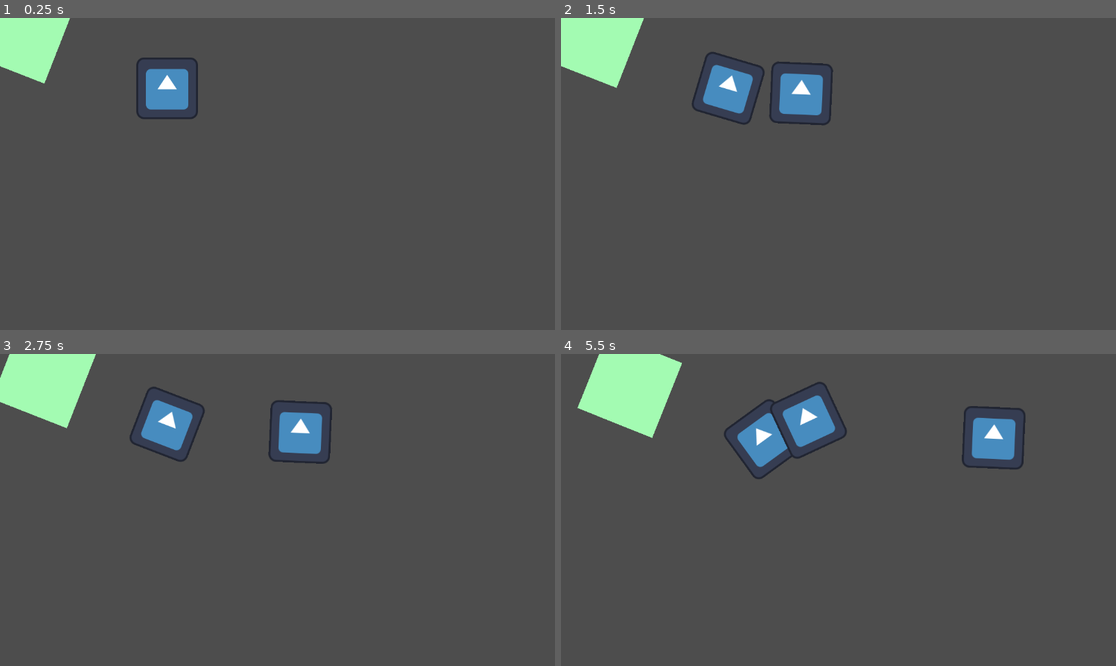
Above: before the commit, frames 1-4 (two rows, left to right).
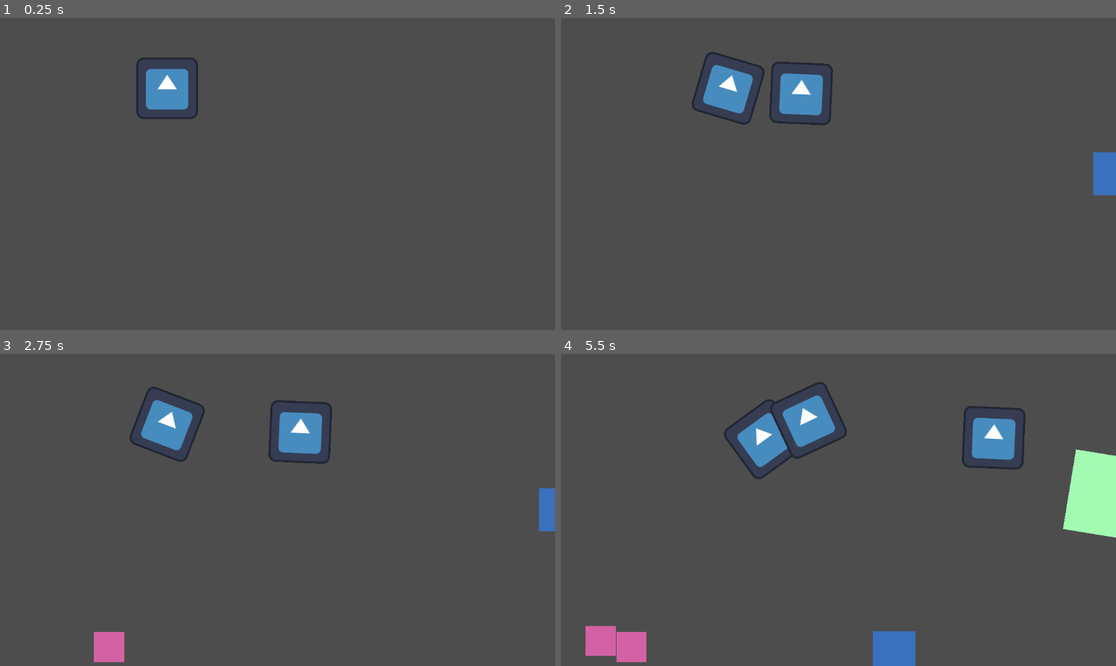
Above: after the commit, the same moments.

Repository: Cmanatron/FishRoguelike
Game: Godot game, scene res://Levels/TestLevel.tscn
Two runs of this game, one before a commit and one after it. Both use one fixed random seed, a clock stepped at 60 frames per second and the inputs below. The engine's default icon, where the game draws it, is replaced by a stand-in: a white triangle on a blue panel in a dark square.
Inputs (mouse positions are in pixels of both pictures, inside the frame that each line leads up to):
- Up to frame 1 (0.25 s): no input
- Up to frame 2 (1.5 s): move the mouse to (960, 158) at 0.52 s; hold D (right) 0.53-1.28 s; tap Right (shootA) at 0.6 s; move the mouse to (727, 189) at 1.27 s; hold A (left) from 1.28 s (still down); tap Down (shootB) at 1.35 s
- Up to frame 3 (2.75 s): move the mouse to (333, 441) at 2.02 s; release A (left) at 2.03 s; hold D (right) from 2.03 s (still down); tap Right (shootA) at 2.1 s
- Up to frame 4 (5.5 s): move the mouse to (810, 572) at 2.77 s; release D (right) at 2.78 s; hold W (up) 2.78-3.53 s; tap Down (shootB) at 2.85, 4.35 s; move the mouse to (1005, 556) at 3.52 s; hold A (left) from 3.53 s (still down); tap Right (shootA) at 3.6, 5.1 s; move the mouse to (672, 463) at 4.27 s; move the mouse to (866, 510) at 5.02 s

The runs differ from the first frame. In frame 1, 2.0% of the frame differs, in the area x 0-13%, y 0-21%; in frame 2, 3.0%; in frame 3, 3.9%; in frame 4, 7.6%, in the area x 2-100%, y 0-100%.

Commit message:
spawnpoints

Diff:
--- a/Levels/TestLevel.tscn
+++ b/Levels/TestLevel.tscn
@@ -1,6 +1,7 @@
 [gd_scene format=3 uid="uid://bno56nggbtl7v"]
 
 [ext_resource type="PackedScene" uid="uid://djve37ttkv44t" path="res://fish/fsih.tscn" id="1_iqcmb"]
+[ext_resource type="Script" uid="uid://cw5kcqkpi8ro6" path="res://mainFish.gd" id="1_jyvk6"]
 [ext_resource type="PackedScene" uid="uid://bu5v80bhk737r" path="res://Player/player.tscn" id="1_uib4f"]
 [ext_resource type="PackedScene" uid="uid://jpocajhfhkvt" path="res://Levels/GamePieces/Air.tscn" id="3_y1yrn"]
 
@@ -18,10 +19,19 @@
 	pass
 "
 
+[sub_resource type="Curve2D" id="Curve2D_jyvk6"]
+_data = {
+"points": PackedVector2Array(0, 0, 0, 0, 23, -35, 0, 0, 0, 0, 1152, -21, 0, 0, 0, 0, 1144, -537)
+}
+point_count = 3
+
 [node name="TestLevel" type="Node2D" unique_id=254115542]
 position = Vector2(1, 3)
+script = ExtResource("1_jyvk6")
+enemScene = ExtResource("1_iqcmb")
 
 [node name="fish" parent="." unique_id=1538071325 instance=ExtResource("1_iqcmb")]
+visible = false
 script = SubResource("GDScript_f15ie")
 
 [node name="Player" parent="." unique_id=1643441324 instance=ExtResource("1_uib4f")]
@@ -30,3 +40,26 @@
 [node name="Air" parent="." unique_id=1516346332 instance=ExtResource("3_y1yrn")]
 position = Vector2(322, 11)
 scale = Vector2(-243.88643, 8.299123)
+
+[node name="enemSpawn" type="Timer" parent="." unique_id=1460481805]
+autostart = true
+
+[node name="Path2D" type="Path2D" parent="." unique_id=1451539812]
+position = Vector2(0, 635)
+curve = SubResource("Curve2D_jyvk6")
+
+[node name="PathFollow2D" type="PathFollow2D" parent="Path2D" unique_id=1193211339]
+position = Vector2(23, -35)
+rotation = 0.01239972
+
+[node name="StaticBody2D" type="StaticBody2D" parent="." unique_id=591499085]
+position = Vector2(282, 331.99997)
+rotation = 3.1415927
+scale = Vector2(243.88643, -8.299123)
+
+[node name="CollisionPolygon2D" type="CollisionPolygon2D" parent="StaticBody2D" unique_id=878921163]
+position = Vector2(-2.4252806, -11.31048)
+scale = Vector2(2.0327427, 0.7658397)
+polygon = PackedVector2Array(1.7518475, 56.934963, 1.4270924, 72.35396, -0.47706115, 70.30856, -0.7594565, 50.48415, -0.71508014, -30.858912, -0.54160845, -43.445843, 1.0337558, -43.917843, 1.6308209, -53.35804, 1.9696957, -46.277885, 1.7457961, 56.305622, 2.157287, 50.484165, 2.3448784, -60.123512, 1.5400509, -79.7906, -0.3802396, -76.171875, -1.0983313, -40.299114, -1.1245538, 8.632591, -1.0680748, 77.86072, -0.76954234, 93.59439, 1.02367, 102.71994, 1.4634004, 91.23436, 2.1512356, 50.16949)
+
+[connection signal="timeout" from="enemSpawn" to="." method="_on_enem_spawn_timeout"]
--- a/fish/fish_move.gd
+++ b/fish/fish_move.gd
@@ -39,6 +39,8 @@
 			health = 100
 			chase = true
 
+
+
 func _physics_process(delta):
 	#move(delta)
 	#health -= 10
@@ -62,6 +64,7 @@
 	#print(player.position)
 
 	#print(chase)
+
 
 	if health <= 0:
 		var dropped = pickup.instantiate()
--- a/fish/fsih.tscn
+++ b/fish/fsih.tscn
@@ -1,7 +1,6 @@
 [gd_scene format=3 uid="uid://djve37ttkv44t"]
 
-
-[ext_resource type="Script" uid="uid://d2xnnspscyy3m" path="res://mainFish.gd" id="1_1u7o6"]
+[ext_resource type="Script" uid="uid://cw5kcqkpi8ro6" path="res://mainFish.gd" id="1_1u7o6"]
 [ext_resource type="Script" uid="uid://dc77ye0qcs8gf" path="res://fish/fish_move.gd" id="1_f15ie"]
 [ext_resource type="Texture2D" uid="uid://gs4dg8r70mfw" path="res://fish/fish1.png" id="1_vnwir"]
 
@@ -37,12 +36,6 @@
 scale = Vector2(1.7311461, 1.6059701)
 polygon = PackedVector2Array(0.93631744, 4.058426, 4.4844646, 3.2665381, 5.2729416, 0.49493003, 5.667181, -1.4352969, 4 …(223 unchanged characters)…
 
-[node name="StaticBody2D" type="StaticBody2D" parent="." unique_id=871913563]
-
-[node name="CollisionPolygon2D" type="CollisionPolygon2D" parent="StaticBody2D" unique_id=202617142]
-position = Vector2(0, -10)
-polygon = PackedVector2Array(-1, 647, 1166, 651, 1166, -4, -4, -11, 6, 587, -231, 647, -178, -135, 377, -285, 1022, -265, 1339, -118, 1349, 317, 1396, 738, 1079, 868, 367, 848, -151, 848, -235, 647, 6, 601)
-
 [node name="spawnTime" type="Timer" parent="." unique_id=1542247256]
 
 [connection signal="timeout" from="CharacterBody2D/Timer" to="CharacterBody2D" method="_on_timer_timeout"]
--- a/mainFish.gd
+++ b/mainFish.gd
@@ -1 +1,25 @@
 extends Node2D
+
+@export var enemScene: PackedScene
+
+@onready var spawnPath = $Path2D/PathFollow2D
+
+
+#func _ready():
+	#$enemSpawn.wait_time = randf_range(2.0, 3.0)
+	#$enemSpawn.start()
+
+
+
+
+func _on_enem_spawn_timeout():
+	#Creates enemy
+	var enem = enemScene.instantiate()
+	spawnPath.progress_ratio = randf()
+	enem.global_position = spawnPath.global_position
+
+	get_tree().current_scene.add_child(enem)
+	print("spawn")
+	print(enem.global_position)
+
+	pass # Replace with function body.
Binary file added: fish/shell.png
Not shown, added: fish/shell.png.import
Not shown, added: mainFish.gd.uid
